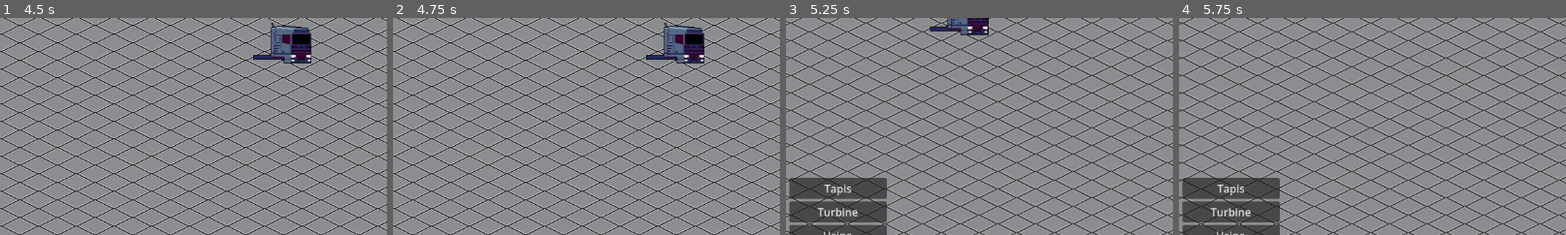
Above: before the commit, frames 1-4 (left to right).
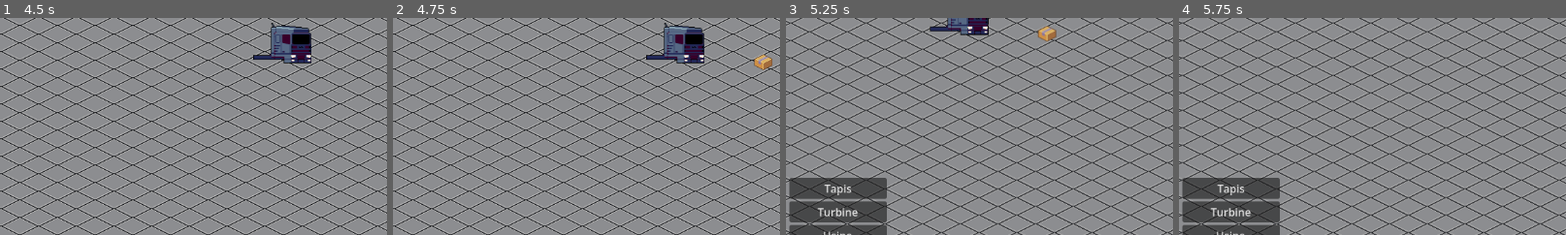
Above: after the commit, the same moments.

Repository: AApoLLoo/Projet
Game: Godot game, scene res://scene/main_menu.tscn
Same seed, same stepped clock (60 frames per second), same inputs: the game is played once before the commit and once after it.
Inputs (mouse positions are % of the whole screen's width and height, from its top left):
- Up to frame 1 (4.5 s): click "[START NEW GAME]" at 0.5 s; click "||" at 1.25 s; click ">" at 2 s; click ">>" at 2.75 s; click ">>>" at 3.5 s; click "Construction" at 4.25 s
- Up to frame 2 (4.75 s): no input
- Up to frame 3 (5.25 s): tap Enter at 5 s; move the mouse to (72, 45) at 5.02 s; hold D from 5.03 s (still down); tap Down (camera_down) at 5.1 s; click (72, 45) at 5.17 s
- Up to frame 4 (5.75 s): keep holding D
The pictures show only the part of the screen within x 2-52%, y 41-90%; the shares and areas given below are measured in that part.

Frame 1 is identical in both runs. In frame 2, 0.2% of the frame differs, in the area x 93-98%, y 16-25%; in frame 3, 0.3%, in the area x 64-70%, y 3-12%; in frame 4, nothing differs.
Error in both runs: Invalid assignment of property or key 'visible' with value of type 'bool' on a base object of type 'Nil'. (res://script/BuildingManager.gd:63)

Commit message:
Add colis (package) entity and spawners
Introduce a draggable 'colis' (package) Area2D and automatic spawners:

- Add colis.gd: Area2D with dragging logic, wait timer, and input handling.
- Add scene/colis.tscn and texture/collision setup for the colis entity.
- Add scene/spawner_colis.gd: spawns colis instances every 2s at the viewport center.
- Add scene/game.tscn with a Spawner node referencing scene/spawner.gd and new UID files for scripts.
- Update scene/level.tscn to register the colis packed scene and spawner_colis script, update some ext_resource UIDs, and add a Spawner_colis node wired to the colis scene.
- project.godot: accidental editor-recorded input mapping (click) was added.

UID files for new scripts/scenes were also added. These changes integrate a simple package entity and a background spawner into the level/game scenes.

Diff:
--- /dev/null
+++ b/colis.gd
@@ -0,0 +1,35 @@
+extends Area2D
+
+var destination = ""
+var temps_attente = 0
+var etat = "en_attente"
+
+var dragging = false
+var offset = Vector2.ZERO
+
+
+func _ready():
+	input_pickable = true
+
+
+func _process(delta):
+	temps_attente += delta
+
+	if dragging:
+		global_position = get_global_mouse_position() + offset
+
+
+func _input_event(viewport, event, shape_idx):
+	if event is InputEventMouseButton:
+		if event.button_index == MOUSE_BUTTON_LEFT and event.pressed:
+			dragging = true
+			offset = global_position - get_global_mouse_position()
+			z_index = 100
+
+
+func _input(event):
+	if dragging:
+		if event is InputEventMouseButton:
+			if event.button_index == MOUSE_BUTTON_LEFT and not event.pressed:
+				dragging = false
+				z_index = 0
--- a/project.godot
+++ b/project.godot
@@ -24,6 +24,14 @@
 RecipeDatabase="*res://script/RecipeDatabase.gd"
 EntityManager="*res://script/EntityManager.gd"
 
+[input]
+
+click={
+"deadzone": 0.2,
+"events": [Object(InputEventMouseButton,"resource_local_to_scene":false,"resource_name":"","device":-1,"window_id":0,"alt_pressed":false,"shift_pressed":false,"ctrl_pressed":false,"meta_pressed":false,"button_mask":1,"position":Vector2(428, 27),"global_position":Vector2(440, 87),"factor":1.0,"button_index":1,"canceled":false,"pressed":true,"double_click":false,"script":null)
+]
+}
+
 [physics]
 
 3d/physics_engine="Jolt Physics"
--- /dev/null
+++ b/scene/colis.tscn
@@ -0,0 +1,17 @@
+[gd_scene format=3 uid="uid://dipvpaxpwcugs"]
+
+[ext_resource type="Script" uid="uid://bvima8o3d32dr" path="res://colis.gd" id="1_y4212"]
+[ext_resource type="Texture2D" uid="uid://0t5fxgxx5gd6" path="res://asset/ELR_CardBoardy_Boxes.png" id="2_7bv4r"]
+
+[sub_resource type="RectangleShape2D" id="RectangleShape2D_7bv4r"]
+
+[node name="Colis" type="Area2D" unique_id=1648752649]
+script = ExtResource("1_y4212")
+
+[node name="Sprite2D" type="Sprite2D" parent="." unique_id=920633653]
+texture = ExtResource("2_7bv4r")
+hframes = 2
+vframes = 5
+
+[node name="CollisionShape2D" type="CollisionShape2D" parent="." unique_id=757227631]
+shape = SubResource("RectangleShape2D_7bv4r")
--- /dev/null
+++ b/scene/game.tscn
@@ -0,0 +1,8 @@
+[gd_scene format=3 uid="uid://dew11nt77atim"]
+
+[ext_resource type="Script" uid="uid://bd0t6iornqkb1" path="res://scene/spawner.gd" id="1_5kiuu"]
+
+[node name="game" type="Node2D" unique_id=674712566]
+
+[node name="Spawner" type="Node2D" parent="." unique_id=1562612570]
+script = ExtResource("1_5kiuu")
--- a/scene/level.tscn
+++ b/scene/level.tscn
@@ -4,25 +4,19 @@
 [ext_resource type="Script" uid="uid://dg3krn5y8658m" path="res://script/BuildingManager.gd" id="2_u2b8d"]
 [ext_resource type="Script" uid="uid://k84hls15n7gq" path="res://scene/camera_controller.gd" id="3_0bn3b"]
 [ext_resource type="Script" uid="uid://dokhhfob5h6be" path="res://scene/level.gd" id="4_q3wyj"]
-[ext_resource type="Script" path="res://script/DayNightCycle.gd" id="5_ukt71"]
-[ext_resource type="Script" path="res://script/AutoLight.gd" id="6_ismto"]
+[ext_resource type="Script" uid="uid://bx6id27enx61e" path="res://script/DayNightCycle.gd" id="5_ukt71"]
 [ext_resource type="Script" uid="uid://d2gs4e03solck" path="res://scene/floor.gd" id="7_aw33w"]
 [ext_resource type="PackedScene" uid="uid://bnit1gqnd4kqp" path="res://scene/hud.tscn" id="7_bddx0"]
 [ext_resource type="Texture2D" uid="uid://bptn8q5sk28r5" path="res://asset/Tuiles_stan.png" id="7_u2b8d"]
 [ext_resource type="Texture2D" uid="uid://bu3nlmkv3m4nx" path="res://asset/Preview Tile-0001.png" id="9_aw33w"]
 [ext_resource type="Script" uid="uid://cmxii0gy46uyc" path="res://script/Livraison.gd" id="10_oxop7"]
 [ext_resource type="PackedScene" uid="uid://nkh2ijoou82c" path="res://scene/truck_scene.tscn" id="11_gunnj"]
+[ext_resource type="Script" uid="uid://c7bwqiww4ohri" path="res://scene/spawner_colis.gd" id="11_oxop7"]
+[ext_resource type="PackedScene" uid="uid://dipvpaxpwcugs" path="res://scene/colis.tscn" id="12_gunnj"]
 
 [sub_resource type="Gradient" id="Gradient_bddx0"]
 offsets = PackedFloat32Array(0, 0.5106383, 1)
 colors = PackedColorArray(0.14117648, 0, 0.5137255, 1, 0.97082883, 0.5449091, 0.08165432, 1, 0.14117648, 0, 0.5137255, 1)
-
-[sub_resource type="Gradient" id="Gradient_u2b8d"]
-colors = PackedColorArray(1, 1, 1, 1, 1, 1, 1, 1)
-
-[sub_resource type="GradientTexture2D" id="GradientTexture2D_aw33w"]
-gradient = SubResource("Gradient_u2b8d")
-fill_from = Vector2(0, 1)
 
 [sub_resource type="TileSetAtlasSource" id="TileSetAtlasSource_ktmlt"]
 texture = ExtResource("7_u2b8d")
@@ -193,3 +187,7 @@
 [node name="DeliveryManager" type="Node2D" parent="." unique_id=1757592815]
 script = ExtResource("10_oxop7")
 truck_scene = ExtResource("11_gunnj")
+
+[node name="Spawner_colis" type="Node2D" parent="." unique_id=332699093]
+script = ExtResource("11_oxop7")
+colis_scene = ExtResource("12_gunnj")
--- /dev/null
+++ b/scene/spawner_colis.gd
@@ -0,0 +1,20 @@
+extends Node2D
+
+@export var colis_scene : PackedScene
+
+var spawn_position = Vector2(0, 0)
+
+func _ready():
+	spawn_position = get_viewport_rect().size / 2
+	spawn_loop()
+
+func spawn_loop():
+	while true:
+		await get_tree().create_timer(2.0).timeout
+		spawn_colis()
+
+func spawn_colis():
+	var colis = colis_scene.instantiate()
+	colis.global_position = spawn_position
+
+	get_parent().add_child(colis)
Not shown, added: colis.gd.uid
Empty file added: scene/spawner.gd
Not shown, added: scene/spawner.gd.uid
Not shown, added: scene/spawner_colis.gd.uid
